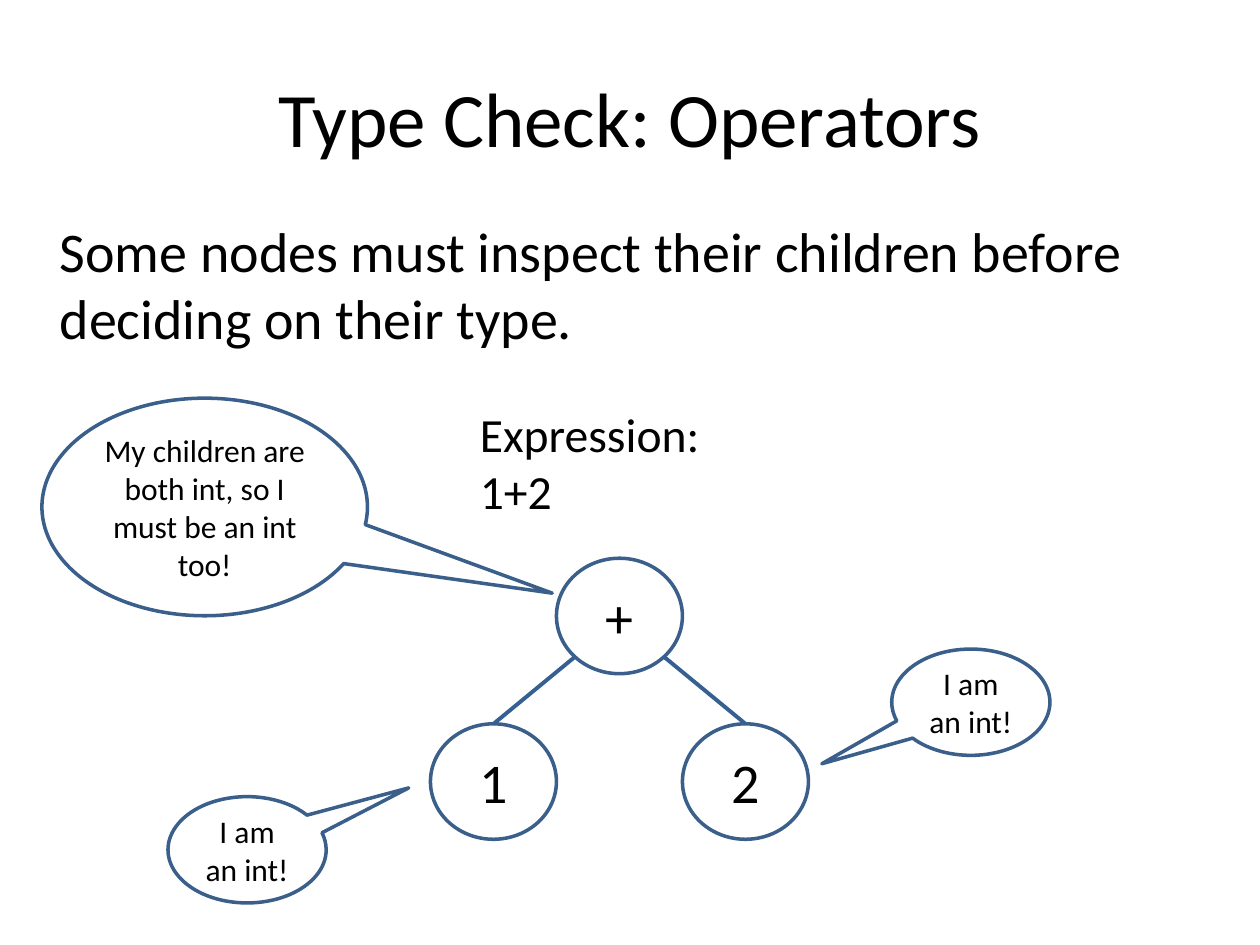
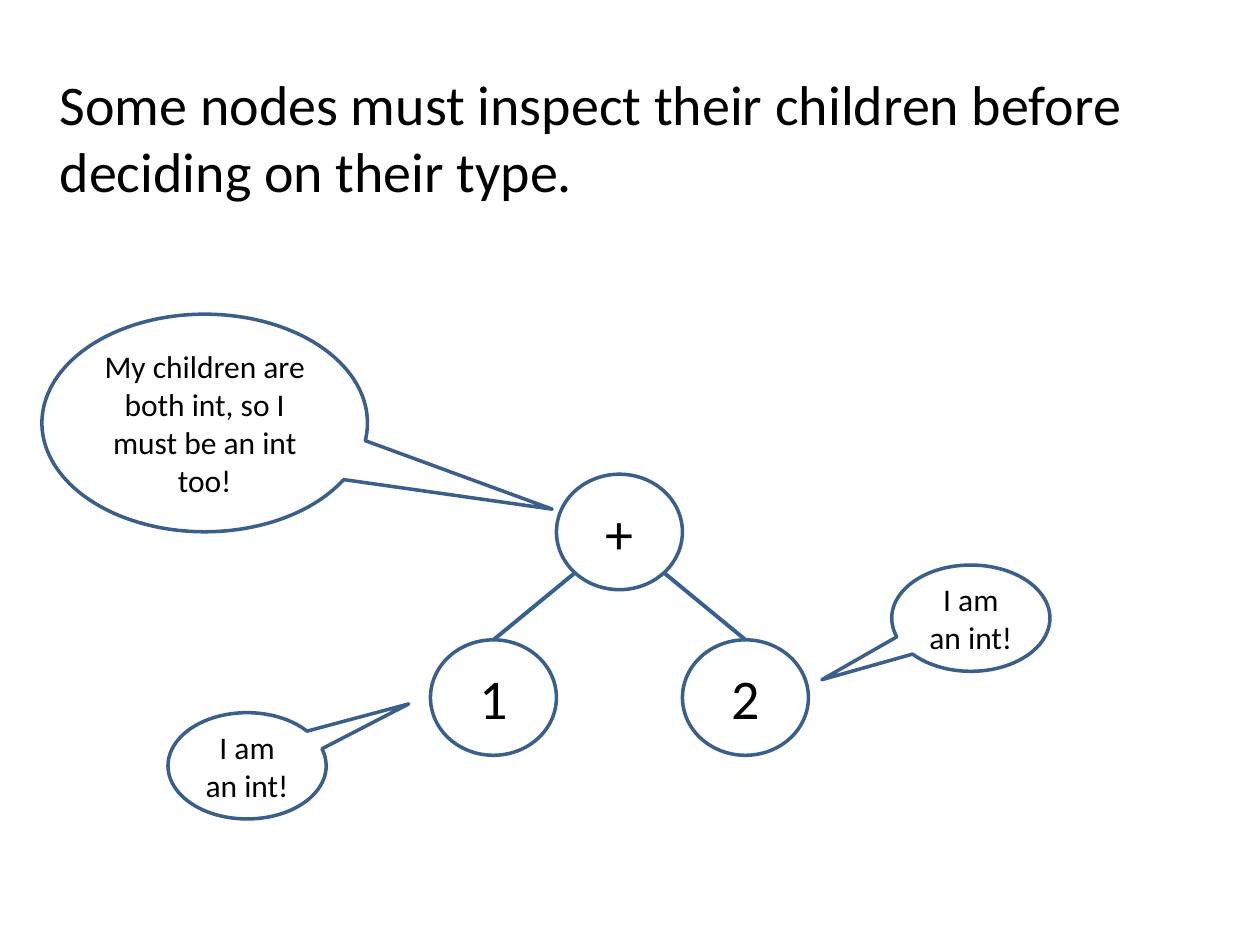
Before and after one commit to plioi/presentations, a slide deck: slide 13 of BuildingALanguage/BuildingALanguage.pptx (slide 12 before the commit). Drawn at 1260x945 pixels with LibreOffice and Linux fonts; fonts in the diff are those of the drawing. Boxes give left, top, right and bottom in pixels: in the first picture for what was removed or moved away, otherwise in the second. Text is boxed around its words. In the diff, an @@ line names an element or a change of style, - is before the commit and + after.

```diff
--- a/BuildingALanguage/BuildingALanguage.pptx
+++ b/BuildingALanguage/BuildingALanguage.pptx
@@ text "Some nodes must inspect their ...": place and size @@
-text "Some nodes must inspect their ..." at (60, 233, 1121, 349)
+text "Some nodes must inspect their ..." at (60, 86, 1121, 202)
@@ title removed at (278, 93, 980, 160) @@
-Type Check: Operators
@@ text removed at (480, 419, 699, 509) @@
-Expression: 1+2
@@ 3 ellipses, 3 speech bubbles, 2 lines: place and size @@
-3 ellipses, 3 speech bubbles, 2 lines at (42, 398, 1051, 902)
+3 ellipses, 3 speech bubbles, 2 lines at (42, 314, 1051, 819)
```
Also in this commit, not shown: 10 other slides changed, 2 slides added, 1 slide removed.
